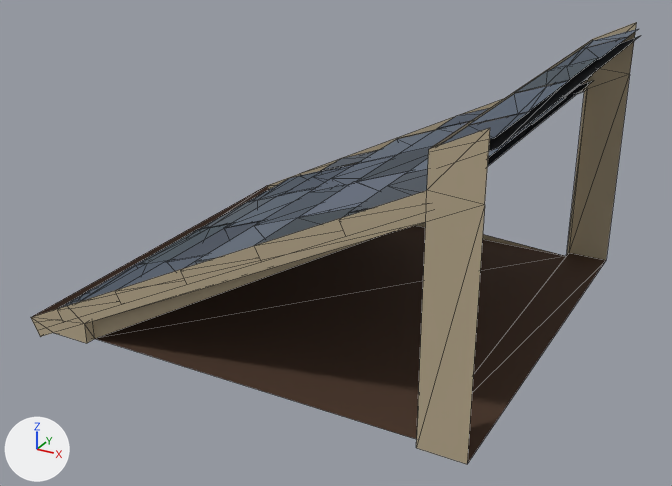
One commit to the glTF model houses/roof-slate.glb: the scene before it, then after it.
Rendered twice from a 50 mm camera at (0.956, -1.818, 1.036) aimed at (-0.009, -0.063, 0.158). The axes (+X, +Y, +Z) are drawn at lower left. The lights are the same throughout. The older version comes first. Mesh edges are drawn as thin lines. Vertices at exactly the same position are counted once.

The first picture shows 'roof-slate'.
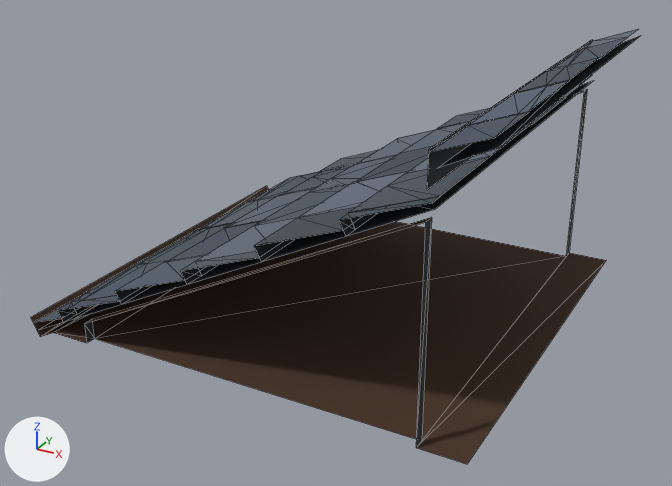
Location of each change, (x1, y1, x2, y2) in pixels of the pictures (672 x 486 px):
'roof-slate', reshaped
    before: (31, 22, 640, 464)
    after: (31, 29, 640, 464)
part 1 of me_roof_slate, deleted
    before: (31, 128, 490, 464)
part 2 of me_roof_slate, deleted
    before: (267, 22, 637, 260)
part 3 of me_roof_slate, recoloured
    before: (85, 40, 592, 343)
    after: (85, 40, 592, 448)

The change, as a diff of the scene's bpy script:
```diff
--- a/houses/roof-slate.glb.py
+++ b/houses/roof-slate.glb.py
@@ me_roof_slate @@
 # used by ob_roof_slate; location = (0.0, 0.0, 0.0)
-me_roof_slate.from_pydata(...)  # 279 vertices, 244 faces; spans x -0.567..0.515, y -0.5..0.5, z -0.022..0.626
+me_roof_slate.from_pydata(...)  # 273 vertices, 220 faces; spans x -0.567..0.515, y -0.5..0.5, z -0.022..0.613
+# me_roof_slate part 1
+# 3 vertices are removed from x -0.446..0.5, y -0.5, z 0.083..0.626
+# 12 faces are deleted
+# me_roof_slate part 2
+# 3 vertices are removed from x -0.446..0.5, y 0.5, z 0.083..0.626
+# 12 faces are deleted
+# me_roof_slate part 3: 10 kept faces spanning x -0.4..0.4, y -0.5..0.5, z 0.0..0.576 get new vertex colours; the middle colour goes from beige #b6a78b to black #22262e
 me_roof_slate.materials.append(mat_roofing)
```
